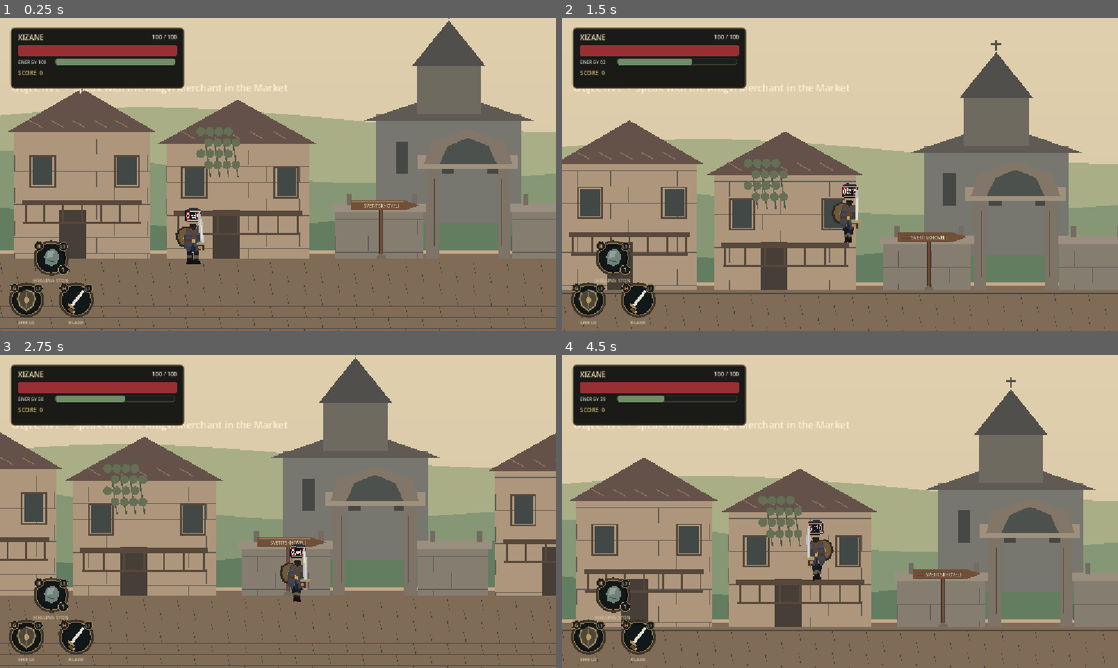
Above: before the commit, frames 1-4 (two rows, left to right).
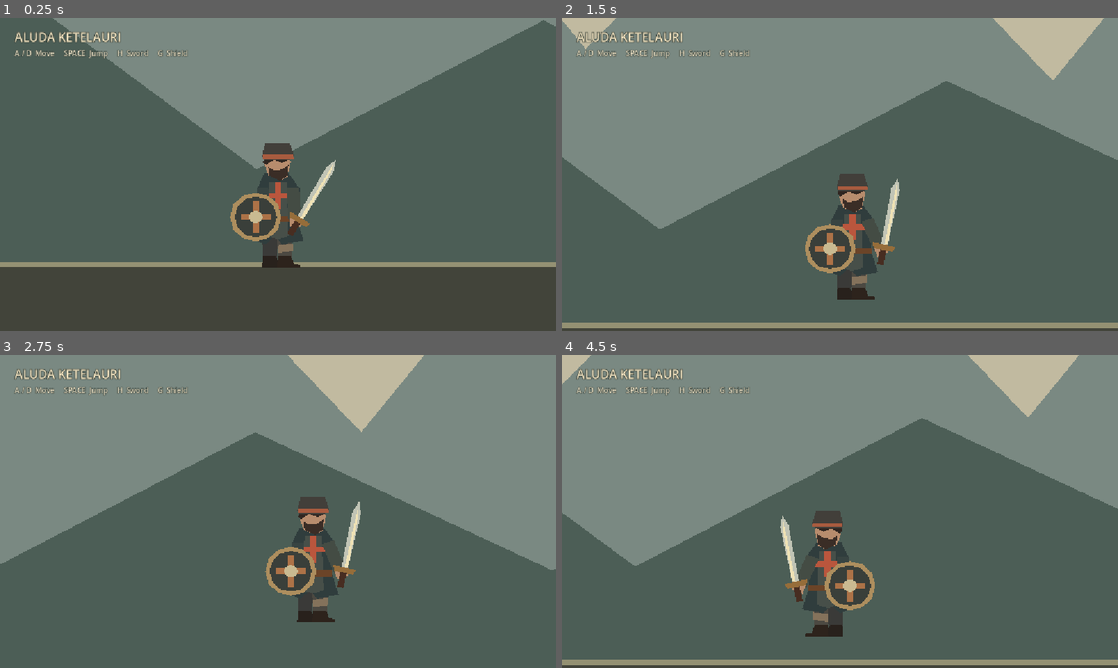
Above: after the commit, the same moments.

Repository: Mikheil-Flammifer/mountain-remembers-godot
Game: Godot game, scene res://scenes/levels/aluda/character_preview.tscn
Same seed, same stepped clock (60 frames per second), same inputs: the game is played once before the commit and once after it. Before the commit the project starts from res://scenes/levels/mtskheta/streets.tscn.
Inputs (mouse positions are in pixels of both pictures, inside the frame that each line leads up to):
- Up to frame 1 (0.25 s): no input
- Up to frame 2 (1.5 s): tap Enter at 0.5 s; move the mouse to (962, 158) at 0.52 s; hold D (move_right) 0.53-1.25 s; hold H (attack) 0.53-1.25 s; click (962, 158) at 0.67 s; tap Space (jump) at 0.77, 1.07 s; tap G (shield) at 0.8 s; drag from (728, 190) to (600, 240) at 1.27 s
- Up to frame 3 (2.75 s): move the mouse to (333, 442) at 2.02 s; hold D (move_right) from 2.03 s (still down); hold H (attack) from 2.03 s (still down); tap Space (jump) at 2.1 s
- Up to frame 4 (4.5 s): release D (move_right) at 2.75 s; release H (attack) at 2.75 s; drag from (812, 574) to (673, 464) at 2.77 s; move the mouse to (1006, 558) at 3.52 s; hold A (move_left) 3.53-4.25 s; hold Shift (dash) 3.53-4.25 s; tap Space (jump) at 3.77, 3.8, 4.07 s; drag from (673, 464) to (756, 433) at 4.27 s

The runs differ from the first frame. In frame 1, 93% of the frame differs, in the area x 0-100%, y 0-100%; in frame 2, 95%; in frame 3, 95%; in frame 4, 95%.

Commit message:
feat: introduce Aluda character prototype and story plan

Diff:
--- a/project.godot
+++ b/project.godot
@@ -10,15 +10,10 @@
 
 [application]
 
-config/name="New Game Project"
-run/main_scene="res://scenes/levels/mtskheta/streets.tscn"
+config/name="Aluda Ketelauri"
+run/main_scene="res://scenes/levels/aluda/character_preview.tscn"
 config/features=PackedStringArray("4.7", "GL Compatibility")
 config/icon="res://icon.svg"
-
-[autoload]
-
-WorldState="*uid://rxdykkx1qpx3"
-MtskhetaTransitionManager="*uid://c4f8yudxv01t6"
 
 [display]
 
--- /dev/null
+++ b/resources/visuals/actors/aluda/default_appearance.tres
@@ -0,0 +1,10 @@
+[gd_resource type="Resource" script_class="ActorVisualData" load_steps=3 format=3]
+
+[ext_resource type="Script" path="res://scripts/data/visuals/actor_visual_data.gd" id="1"]
+[ext_resource type="PackedScene" path="res://scenes/visuals/actors/player/aluda/aluda_visual.tscn" id="2"]
+
+[resource]
+script = ExtResource("1")
+appearance_id = &"aluda_default"
+display_name = "Aluda Ketelauri"
+visual_scene = ExtResource("2")
--- /dev/null
+++ b/scenes/actors/player/aluda.tscn
@@ -0,0 +1,20 @@
+[gd_scene load_steps=5 format=3]
+
+[ext_resource type="Script" path="res://scripts/actors/player/aluda_player.gd" id="1"]
+[ext_resource type="Script" path="res://scripts/visuals/actors/actor_visual_slot.gd" id="2"]
+[ext_resource type="Resource" path="res://resources/visuals/actors/aluda/default_appearance.tres" id="3"]
+
+[sub_resource type="CapsuleShape2D" id="body"]
+radius = 15.0
+height = 90.0
+
+[node name="Aluda" type="CharacterBody2D"]
+script = ExtResource("1")
+
+[node name="CollisionShape2D" type="CollisionShape2D" parent="."]
+position = Vector2(0, -45)
+shape = SubResource("body")
+
+[node name="VisualSlot" type="Node2D" parent="."]
+script = ExtResource("2")
+initial_appearance = ExtResource("3")
--- /dev/null
+++ b/scenes/levels/aluda/character_preview.tscn
@@ -0,0 +1,68 @@
+[gd_scene load_steps=3 format=3]
+
+[ext_resource type="PackedScene" path="res://scenes/actors/player/aluda.tscn" id="1"]
+
+[sub_resource type="RectangleShape2D" id="floor"]
+size = Vector2(2400, 100)
+
+[node name="AludaCharacterPreview" type="Node2D"]
+
+[node name="Sky" type="Polygon2D" parent="."]
+color = Color(0.76, 0.73, 0.63, 1)
+polygon = PackedVector2Array(-1000,-500, 1600,-500, 1600,600, -1000,600)
+
+[node name="FarMountains" type="Polygon2D" parent="."]
+color = Color(0.48, 0.54, 0.51, 1)
+polygon = PackedVector2Array(-1000,360, -730,80, -560,230, -310,-90, -90,180, 120,-30, 350,210, 620,-120, 920,190, 1200,-40, 1600,270, 1600,600, -1000,600)
+
+[node name="NearMountains" type="Polygon2D" parent="."]
+color = Color(0.3, 0.37, 0.34, 1)
+polygon = PackedVector2Array(-1000,430, -750,270, -530,360, -250,180, -20,350, 250,210, 530,340, 790,190, 1100,370, 1400,190, 1600,340, 1600,600, -1000,600)
+
+[node name="GroundArt" type="Polygon2D" parent="."]
+color = Color(0.26, 0.27, 0.23, 1)
+polygon = PackedVector2Array(-1200,440, 1200,440, 1200,600, -1200,600)
+
+[node name="GroundLine" type="Line2D" parent="."]
+points = PackedVector2Array(-1200,440, 1200,440)
+width = 5.0
+default_color = Color(0.58, 0.57, 0.45, 1)
+
+[node name="Ground" type="StaticBody2D" parent="."]
+position = Vector2(0, 490)
+
+[node name="CollisionShape2D" type="CollisionShape2D" parent="Ground"]
+shape = SubResource("floor")
+
+[node name="Aluda" parent="." instance=ExtResource("1")]
+position = Vector2(0, 440)
+
+[node name="Camera2D" type="Camera2D" parent="Aluda"]
+position = Vector2(0, -85)
+zoom = Vector2(2.2, 2.2)
+position_smoothing_enabled = true
+position_smoothing_speed = 6.0
+
+[node name="HUD" type="CanvasLayer" parent="."]
+
+[node name="Title" type="Label" parent="HUD"]
+offset_left = 30.0
+offset_top = 22.0
+offset_right = 600.0
+offset_bottom = 60.0
+theme_override_font_sizes/font_size = 25
+theme_override_colors/font_color = Color(0.96, 0.9, 0.76, 1)
+theme_override_colors/font_outline_color = Color(0.13, 0.17, 0.15, 1)
+theme_override_constants/outline_size = 5
+text = "ALUDA KETELAURI"
+
+[node name="Controls" type="Label" parent="HUD"]
+offset_left = 30.0
+offset_top = 62.0
+offset_right = 900.0
+offset_bottom = 94.0
+theme_override_font_sizes/font_size = 15
+theme_override_colors/font_color = Color(0.92, 0.88, 0.77, 1)
+theme_override_colors/font_outline_color = Color(0.13, 0.17, 0.15, 1)
+theme_override_constants/outline_size = 4
+text = "A / D  Move     SPACE  Jump     H  Sword     G  Shield"
--- /dev/null
+++ b/scenes/visuals/actors/player/aluda/aluda_visual.tscn
@@ -0,0 +1,97 @@
+[gd_scene load_steps=4 format=3]
+
+[ext_resource type="Script" path="res://scripts/visuals/actors/implementations/aluda_visual.gd" id="1"]
+[ext_resource type="PackedScene" path="res://scenes/visuals/equipment/khevsur_sword.tscn" id="2"]
+[ext_resource type="PackedScene" path="res://scenes/visuals/equipment/khevsur_shield.tscn" id="3"]
+
+[node name="AludaVisual" type="Node2D"]
+script = ExtResource("1")
+
+[node name="BackLeg" type="Node2D" parent="."]
+position = Vector2(-7, -31)
+
+[node name="Trouser" type="Polygon2D" parent="BackLeg"]
+color = Color(0.23, 0.23, 0.22, 1)
+polygon = PackedVector2Array(-8,0, 7,0, 6,25, 4,30, -7,30)
+
+[node name="Boot" type="Polygon2D" parent="BackLeg"]
+color = Color(0.16, 0.13, 0.11, 1)
+polygon = PackedVector2Array(-7,23, 5,23, 8,30, 14,31, 14,34, -8,34)
+
+[node name="FrontLeg" type="Node2D" parent="."]
+position = Vector2(7, -31)
+
+[node name="Trouser" type="Polygon2D" parent="FrontLeg"]
+color = Color(0.3, 0.29, 0.26, 1)
+polygon = PackedVector2Array(-8,0, 7,0, 6,25, 4,30, -7,30)
+
+[node name="Wrap" type="Polygon2D" parent="FrontLeg"]
+color = Color(0.52, 0.45, 0.36, 1)
+polygon = PackedVector2Array(-7,13, 7,11, 7,18, -7,20)
+
+[node name="Boot" type="Polygon2D" parent="FrontLeg"]
+color = Color(0.18, 0.14, 0.11, 1)
+polygon = PackedVector2Array(-7,23, 5,23, 8,30, 14,31, 14,34, -8,34)
+
+[node name="Body" type="Node2D" parent="."]
+
+[node name="Coat" type="Polygon2D" parent="Body"]
+color = Color(0.19, 0.24, 0.24, 1)
+polygon = PackedVector2Array(-13,-86, 10,-86, 21,-71, 17,-45, 24,-23, 4,-19, -3,-27, -12,-19, -24,-24, -17,-50, -20,-71)
+
+[node name="CoatPanel" type="Polygon2D" parent="Body"]
+color = Color(0.28, 0.31, 0.29, 1)
+polygon = PackedVector2Array(-8,-78, 8,-78, 10,-27, 0,-24, -10,-27)
+
+[node name="Embroidery" type="Polygon2D" parent="Body"]
+color = Color(0.73, 0.34, 0.24, 1)
+polygon = PackedVector2Array(-3,-78, 3,-78, 3,-68, 12,-68, 12,-63, 3,-63, 3,-53, -3,-53, -3,-63, -12,-63, -12,-68, -3,-68)
+
+[node name="Belt" type="Polygon2D" parent="Body"]
+color = Color(0.42, 0.27, 0.16, 1)
+polygon = PackedVector2Array(-18,-46, 18,-46, 18,-40, -18,-40)
+
+[node name="Head" type="Polygon2D" parent="Body"]
+color = Color(0.72, 0.55, 0.43, 1)
+polygon = PackedVector2Array(-10,-104, 8,-104, 12,-97, 9,-83, 2,-79, -9,-84, -13,-95)
+
+[node name="Hair" type="Polygon2D" parent="Body"]
+color = Color(0.19, 0.15, 0.13, 1)
+polygon = PackedVector2Array(-12,-104, 9,-104, 10,-99, 4,-96, -4,-99, -11,-94, -14,-96)
+
+[node name="Beard" type="Polygon2D" parent="Body"]
+color = Color(0.23, 0.18, 0.15, 1)
+polygon = PackedVector2Array(-9,-92, -4,-89, 4,-90, 10,-94, 9,-84, 2,-79, -8,-84)
+
+[node name="Hat" type="Polygon2D" parent="Body"]
+color = Color(0.26, 0.25, 0.23, 1)
+polygon = PackedVector2Array(-15,-102, -12,-115, 11,-115, 15,-103, 11,-99, -13,-99)
+
+[node name="HatBand" type="Polygon2D" parent="Body"]
+color = Color(0.66, 0.36, 0.25, 1)
+polygon = PackedVector2Array(-14,-104, 14,-104, 15,-100, -14,-100)
+
+[node name="ShieldArm" type="Node2D" parent="Body"]
+position = Vector2(-14,-72)
+
+[node name="Sleeve" type="Polygon2D" parent="Body/ShieldArm"]
+color = Color(0.22, 0.27, 0.26, 1)
+polygon = PackedVector2Array(-6,0, 5,0, 7,31, -4,33)
+
+[node name="Shield" parent="Body/ShieldArm" instance=ExtResource("3")]
+position = Vector2(-7, 27)
+
+[node name="FrontArm" type="Node2D" parent="Body"]
+position = Vector2(13,-72)
+
+[node name="Sleeve" type="Polygon2D" parent="Body/FrontArm"]
+color = Color(0.27, 0.3, 0.27, 1)
+polygon = PackedVector2Array(-5,0, 7,0, 9,30, -3,31)
+
+[node name="Hand" type="Polygon2D" parent="Body/FrontArm"]
+color = Color(0.72, 0.55, 0.43, 1)
+polygon = PackedVector2Array(-2,27, 9,27, 9,36, -2,36)
+
+[node name="Sword" parent="Body/FrontArm" instance=ExtResource("2")]
+position = Vector2(6, 31)
+rotation = 0.55
--- /dev/null
+++ b/scenes/visuals/equipment/khevsur_shield.tscn
@@ -0,0 +1,19 @@
+[gd_scene format=3]
+
+[node name="KhevsurShield" type="Node2D"]
+
+[node name="Rim" type="Polygon2D" parent="."]
+color = Color(0.68, 0.56, 0.37, 1)
+polygon = PackedVector2Array(0,-23, 12,-20, 21,-12, 24,0, 21,12, 12,20, 0,23, -12,20, -21,12, -24,0, -21,-12, -12,-20)
+
+[node name="Face" type="Polygon2D" parent="."]
+color = Color(0.23, 0.25, 0.23, 1)
+polygon = PackedVector2Array(0,-19, 10,-17, 17,-10, 20,0, 17,10, 10,17, 0,19, -10,17, -17,10, -20,0, -17,-10, -10,-17)
+
+[node name="Cross" type="Polygon2D" parent="."]
+color = Color(0.68, 0.45, 0.28, 1)
+polygon = PackedVector2Array(-3,-15, 3,-15, 3,-3, 14,-3, 14,3, 3,3, 3,15, -3,15, -3,3, -14,3, -14,-3, -3,-3)
+
+[node name="Boss" type="Polygon2D" parent="."]
+color = Color(0.79, 0.73, 0.57, 1)
+polygon = PackedVector2Array(0,-6, 5,-4, 7,0, 5,4, 0,6, -5,4, -7,0, -5,-4)
--- /dev/null
+++ b/scenes/visuals/equipment/khevsur_sword.tscn
@@ -0,0 +1,19 @@
+[gd_scene format=3]
+
+[node name="KhevsurSword" type="Node2D"]
+
+[node name="Blade" type="Polygon2D" parent="."]
+color = Color(0.76, 0.77, 0.71, 1)
+polygon = PackedVector2Array(-3, 0, 3, 0, 4, -57, 0, -68, -4, -57)
+
+[node name="Edge" type="Polygon2D" parent="."]
+color = Color(0.94, 0.89, 0.71, 1)
+polygon = PackedVector2Array(0, -4, 3, -5, 2, -55, 0, -64)
+
+[node name="Guard" type="Polygon2D" parent="."]
+color = Color(0.59, 0.43, 0.23, 1)
+polygon = PackedVector2Array(-11, -4, 11, -4, 9, 1, -9, 1)
+
+[node name="Grip" type="Polygon2D" parent="."]
+color = Color(0.28, 0.18, 0.13, 1)
+polygon = PackedVector2Array(-3, 1, 3, 1, 3, 15, -3, 15)
--- /dev/null
+++ b/scripts/actors/player/aluda_player.gd
@@ -0,0 +1,43 @@
+extends CharacterBody2D
+## Aluda owns movement and combat input. Visuals receive presentation state.
+
+@export var run_speed: float = 225.0
+@export var acceleration: float = 1600.0
+@export var jump_velocity: float = -440.0
+@export var gravity: float = 1150.0
+@export var attack_duration: float = 0.42
+
+@onready var visual_slot: ActorVisualSlot = $VisualSlot
+
+var facing: float = 1.0
+var _state := ActorVisualState.new()
+var _attack_remaining: float = 0.0
+var _blocking: bool = false
+
+
+func _physics_process(delta: float) -> void:
+	_attack_remaining = maxf(0.0, _attack_remaining - delta)
+	_blocking = Input.is_action_pressed("shield") and _attack_remaining <= 0.0
+	if Input.is_action_just_pressed("attack") and not _blocking and _attack_remaining <= 0.0:
+		_attack_remaining = attack_duration
+	var direction := Input.get_axis("move_left", "move_right")
+	if not is_zero_approx(direction):
+		facing = signf(direction)
+	var speed := run_speed * (0.45 if _blocking else 1.0)
+	velocity.x = move_toward(velocity.x, direction * speed, acceleration * delta)
+	if not is_on_floor():
+		velocity.y += gravity * delta
+	elif Input.is_action_just_pressed("jump"):
+		velocity.y = jump_velocity
+	move_and_slide()
+
+
+func _process(delta: float) -> void:
+	_state.facing_direction = facing
+	_state.velocity = velocity
+	_state.run_speed = run_speed
+	_state.is_grounded = is_on_floor()
+	_state.is_attacking = _attack_remaining > 0.0
+	_state.attack_progress = 1.0 - _attack_remaining / maxf(attack_duration, 0.001)
+	_state.is_blocking = _blocking
+	visual_slot.update_visual(_state, delta)
--- /dev/null
+++ b/scripts/visuals/actors/implementations/aluda_visual.gd
@@ -0,0 +1,42 @@
+class_name AludaVisual
+extends ActorVisual
+## Polygon rig: replace this scene to change Aluda's appearance.
+
+@onready var body: Node2D = $Body
+@onready var front_arm: Node2D = $Body/FrontArm
+@onready var shield_arm: Node2D = $Body/ShieldArm
+@onready var front_leg: Node2D = $FrontLeg
+@onready var back_leg: Node2D = $BackLeg
+
+var _time: float = 0.0
+
+
+func update_visual(state: ActorVisualState, delta: float) -> void:
+	if state == null:
+		return
+	_time += delta
+	set_facing(state.facing_direction)
+	var walking := state.is_grounded and absf(state.velocity.x) > 10.0
+	var stride := sin(_time * 10.0) if walking else 0.0
+	var smoothing := clampf(delta * 14.0, 0.0, 1.0)
+	var arm_target := -0.3 * stride
+	var shield_target := 0.2 * stride
+	if state.is_attacking:
+		arm_target = lerpf(-1.8, 1.2, smoothstep(0.0, 1.0, state.attack_progress))
+	elif state.is_blocking:
+		shield_target = -0.9
+	elif not state.is_grounded:
+		arm_target = -0.35
+	front_leg.rotation = lerp_angle(front_leg.rotation, stride * 0.42, smoothing)
+	back_leg.rotation = lerp_angle(back_leg.rotation, -stride * 0.42, smoothing)
+	front_arm.rotation = lerp_angle(front_arm.rotation, arm_target, smoothing)
+	shield_arm.rotation = lerp_angle(shield_arm.rotation, shield_target, smoothing)
+	body.position.y = lerpf(body.position.y, -absf(stride) * 1.3 if walking else 0.0, smoothing)
+	if state.is_attacking:
+		play_animation(&"attack")
+	elif state.is_blocking:
+		play_animation(&"block")
+	elif not state.is_grounded:
+		play_animation(&"jump" if state.velocity.y < 0.0 else &"fall")
+	else:
+		play_animation(&"run" if walking else &"idle")
--- /dev/null
+++ b/tests/aluda_character_smoke.gd
@@ -0,0 +1,58 @@
+extends SceneTree
+
+
+func _initialize() -> void:
+	_check.call_deferred()
+
+
+func _check() -> void:
+	var stage: Node2D = (load("res://scenes/levels/aluda/character_preview.tscn") as PackedScene).instantiate()
+	root.add_child(stage)
+	var player: CharacterBody2D = stage.get_node("Aluda")
+	var slot: ActorVisualSlot = player.get_node("VisualSlot")
+	for i in 10:
+		await physics_frame
+	if not slot.has_visual() or not player.is_on_floor():
+		_fail("Aluda or the preview ground did not load")
+		return
+	Input.action_press("move_right")
+	for i in 12:
+		await physics_frame
+	Input.action_release("move_right")
+	if player.velocity.x <= 0.0:
+		_fail("Aluda did not move")
+		return
+	Input.action_press("attack")
+	await physics_frame
+	await physics_frame
+	await process_frame
+	await process_frame
+	Input.action_release("attack")
+	if slot.get_current_animation() != &"attack":
+		_fail("Attack state did not reach the visual")
+		return
+	var fallback := ActorVisual.new()
+	var alternate := PackedScene.new()
+	if alternate.pack(fallback) != OK:
+		_fail("Could not pack alternate visual")
+		return
+	fallback.free()
+	if not slot.set_visual_scene(alternate):
+		_fail("Could not replace Aluda's visual")
+		return
+	Input.action_press("move_left")
+	for i in 20:
+		await physics_frame
+	Input.action_release("move_left")
+	if player.velocity.x >= 0.0 or slot.get_active_visual().facing_direction != -1.0:
+		_fail("Movement or facing failed after visual replacement")
+		return
+	stage.queue_free()
+	await process_frame
+	print("PASS: Aluda moves, animates and accepts a replacement visual.")
+	quit(0)
+
+
+func _fail(message: String) -> void:
+	push_error(message)
+	quit(1)
Not shown, added: scripts/actors/player/aluda_player.gd.uid
Not shown, added: scripts/visuals/actors/implementations/aluda_visual.gd.uid
Not shown, changed: AGENTS.md
Not shown, added: documentation/game_design/aluda_project.md
Not shown, added: documentation/game_design/six_ending_development_plan.md
